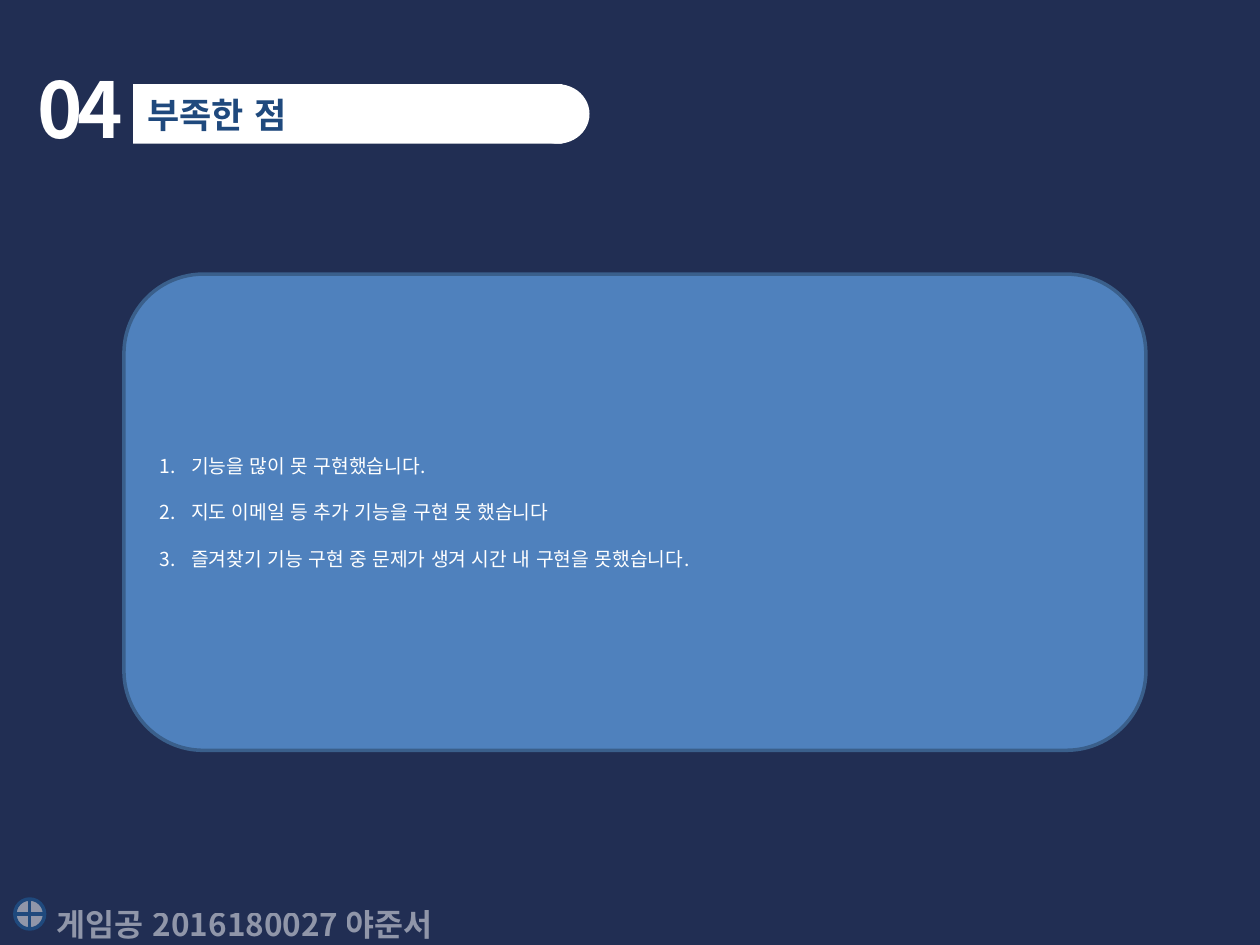
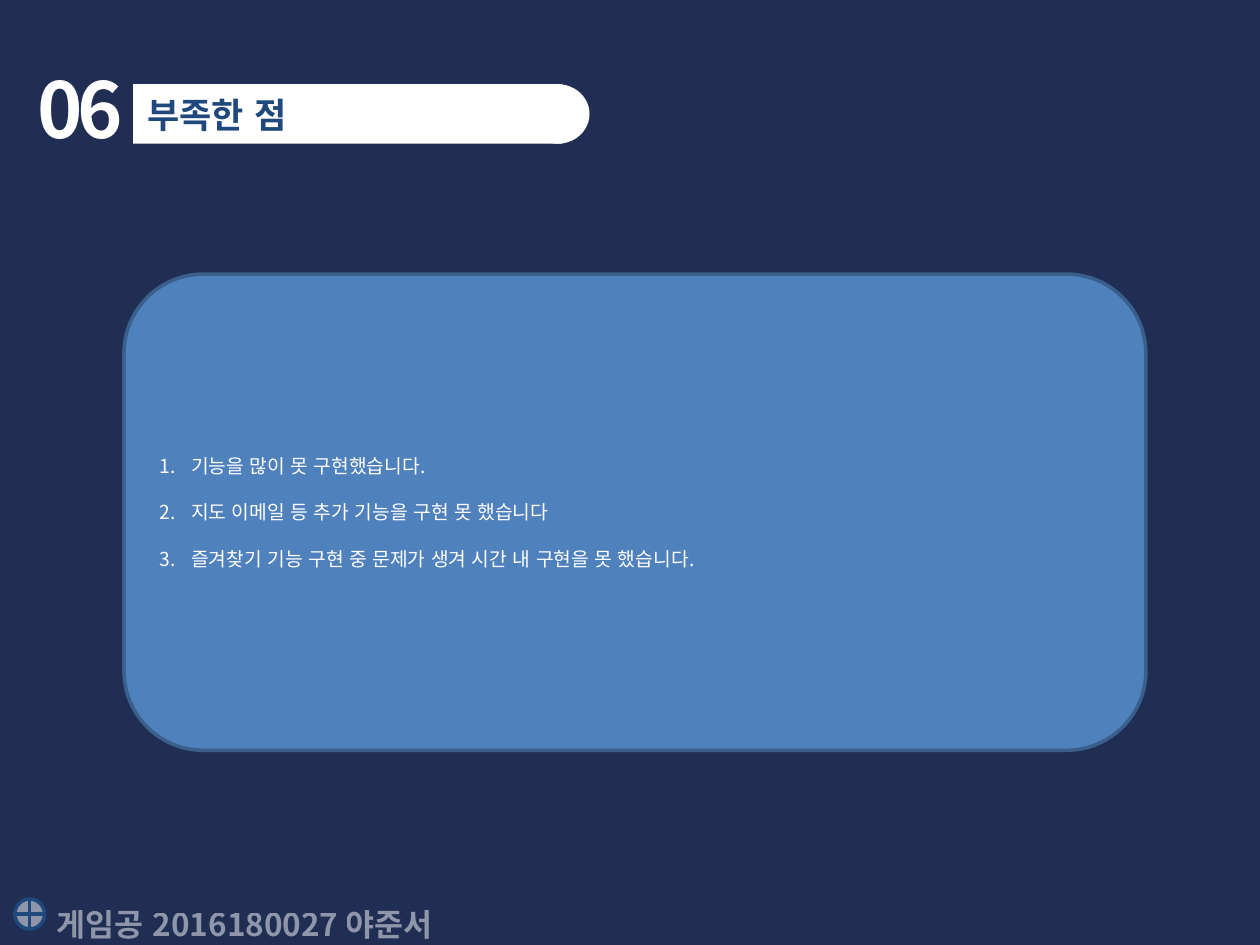
Before and after one commit to yajunseo/script-language-term-project, a slide deck: slide 9 of 발표/최종보고서-2016180027야준서.pptx (slide 8 before the commit). Drawn at 1260x945 pixels with LibreOffice and Linux fonts; fonts in the diff are those of the drawing. Boxes give left, top, right and bottom in pixels: in the first picture for what was removed or moved away, otherwise in the second. Text is boxed around its words. In the diff, an @@ line names an element or a change of style, - is before the commit and + after.

```diff
--- a/발표/최종보고서-2016180027야준서.pptx
+++ b/발표/최종보고서-2016180027야준서.pptx
@@ text at bbox=[37, 80, 123, 139]: text changed @@
-04
+06
@@ text in rounded rectangle at bbox=[191, 550, 695, 568]: spaces changed @@
-3. 즐겨찾기 기능 구현 중 문제가 생겨 시간 내 구현을 못했습니다.
+3. 즐겨찾기 기능 구현 중 문제가 생겨 시간 내 구현을 못 했습니다.
```
Also in this commit, not shown: 5 other slides changed, 1 slide added, 1 other file.
